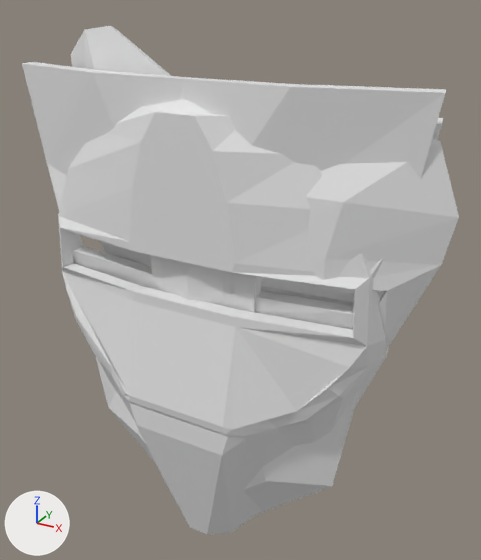
The Blender file Assets/Meshes/masks.blend: old version first, new version second.
The view is the same before and after, from a 50 mm camera at (0.257, -0.389, 0.292) aimed at (0.024, 0.035, 0.081). The lights are fixed; the arrows at lower left show +X, +Y and +Z. The same objects are shown in both versions, whatever each file hides.

The first picture shows 'mask 1.001', 'mask 2.001', 'mask 3.001', 'mask 4.001'.
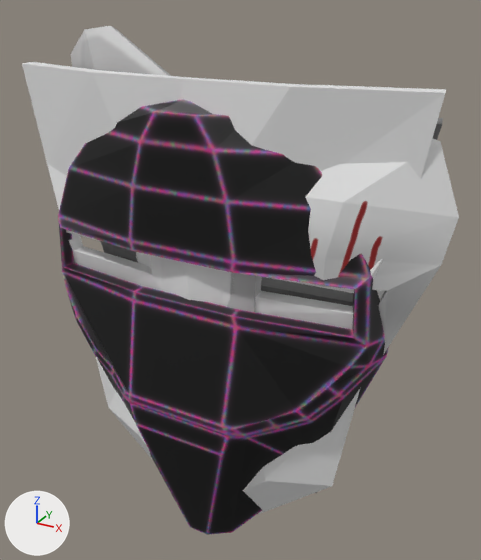
The change in detail:
Picture 'Mask4' (img_mask4) is new.
Picture 'Mask 2' (img_mask_2) is new.
Picture 'Mask1' (img_mask1) is new.
Material 'Material.001' (mat_material_001) is new.
Its texture is img_mask4.
Material 'Material.003' (mat_material_003) is new.
Its texture is img_mask_2.
Material 'Material.004' (mat_material_004) is new.
Its texture is img_mask1.
me_cube_003 has 70 vertices, 72 faces and spans x -0.149..0.166, y 0.0..0.053, z -0.101..0.223.
me_cube_003 now uses material mat_material_004 (picture img_mask1).
me_plane_003 has 78 vertices, 78 faces and spans x -0.122..0.185, y 0.0..0.036, z -0.119..0.266.
me_plane_003 now uses material mat_material_003 (picture img_mask_2).
me_plane_005 has 190 vertices, 173 faces and spans x -0.149..0.149, y -0.028..0.035, z -0.16..0.233.
me_plane_005 now uses material mat_material_001 (picture img_mask4).

Changed parts and their boxes (x1, y1, x2, y2) in the pictures (481 x 560 px):
'mask 4.001', recoloured (grey to black)
    both: (58, 99, 389, 535)
'mask 2.001', recoloured
    both: (70, 26, 442, 355)
'mask 1.001', recoloured
    both: (100, 118, 443, 494)
